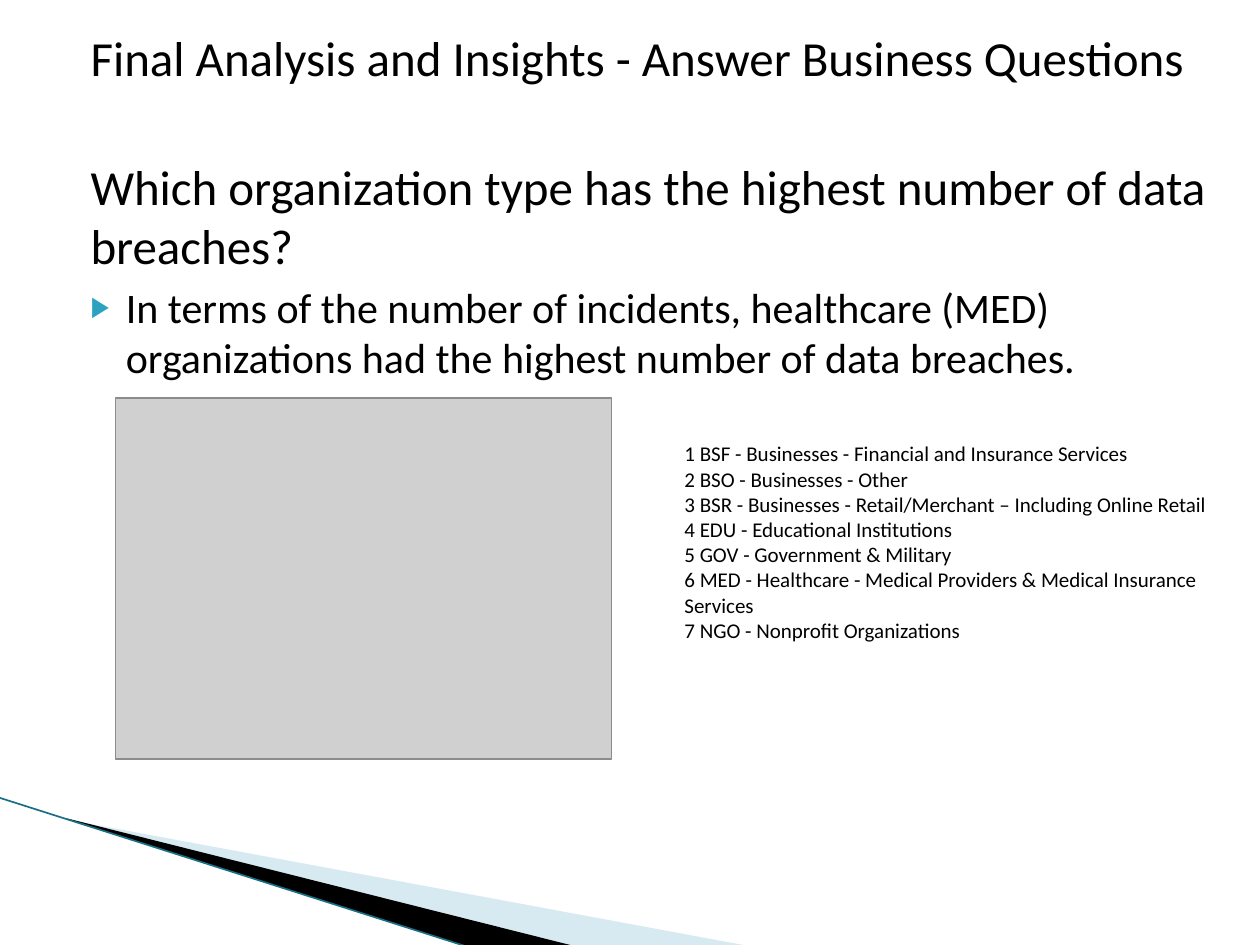
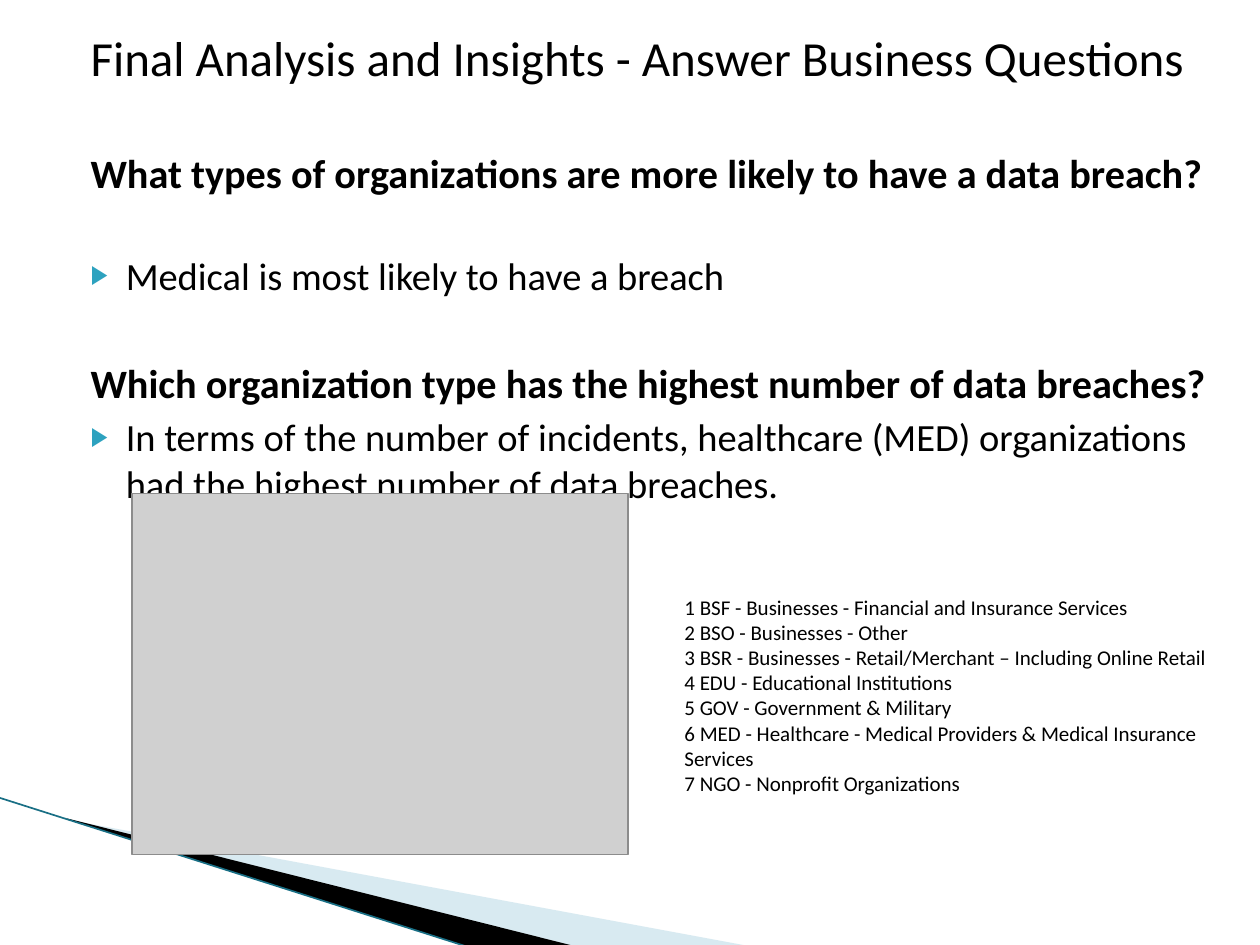
Before and after one commit to dmrod01/Capstone, a slide deck: slide 50 of Final Analysis - Data Capstone Project - Data Breaches.pptx (slide 52 before the commit). Drawn at 1260x945 pixels with LibreOffice and Linux fonts; fonts in the diff are those of the drawing; grey boxes stand for pictures; background and template pictures are left out. Boxes give left, top, right and bottom in pixels: in the first picture for what was removed or moved away, otherwise in the second. Text is boxed around its words. In the diff, an @@ line names an element or a change of style, - is before the commit and + after.

Commit message:
Final -

```diff
--- a/Final Analysis - Data Capstone Project - Data Breaches.pptx
+++ b/Final Analysis - Data Capstone Project - Data Breaches.pptx
@@ text at [91, 159, 1202, 297]: paragraphs added @@
+What types of organizations are more likely to have a data breach?
+▶ Medical is most likely to have a breach
@@ text at [91, 369, 1205, 507]: size 28 to 23 pt, bold on in "Which organization type has the highest number ..."; size 24 to 22 pt in "In terms of the number of incidents, ..." @@
@@ picture: place and size @@
-picture at [116, 398, 612, 759]
+picture at [132, 494, 629, 854]
@@ text "1 BSF - Businesses - ...": place and size @@
-text "1 BSF - Businesses - ..." at [684, 446, 1206, 642]
+text "1 BSF - Businesses - ..." at [684, 600, 1206, 795]
```
Also in this commit, not shown: 5 other slides changed, 4 slides added, 1 slide removed.
